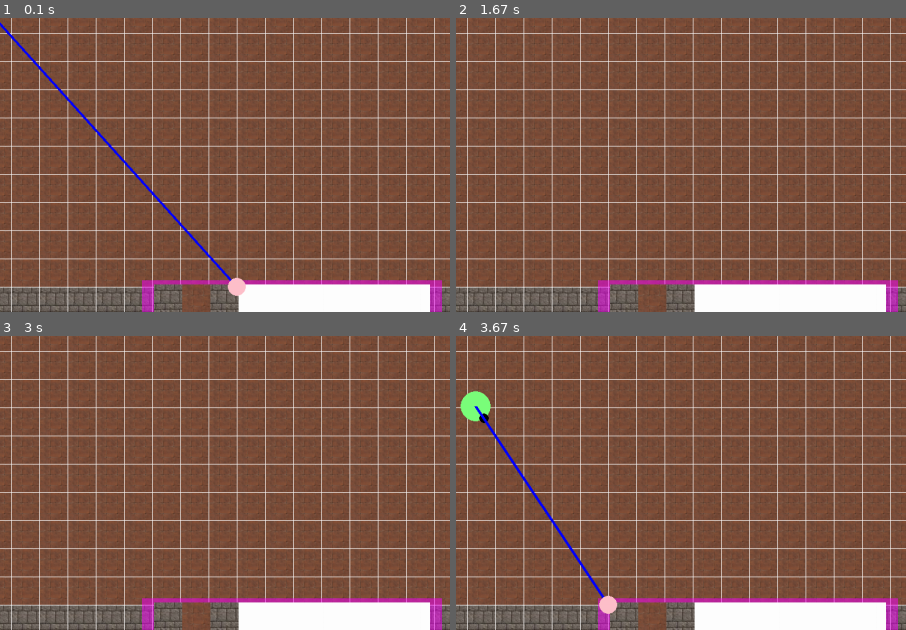
Above: before the commit, frames 1-4 (two rows, left to right).
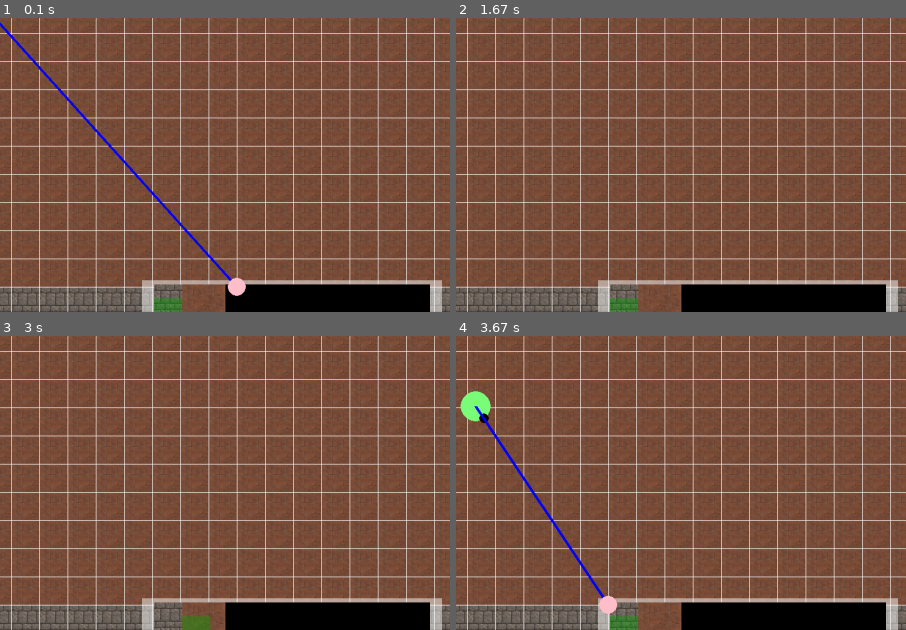
Above: after the commit, the same moments.

Repository: Best-code/Raycast
Game: pygame game, started from game.py
The game is run twice, just before and just after one commit, with the same random seed, the same clock (stepped at 60 frames per second) and the same inputs.
Inputs:
- Up to frame 1 (0.1 s): no input
- Up to frame 2 (1.67 s): hold Right 0.33-0.8 s; hold Right 0.83-1.3 s; hold D 0.83-1.3 s; hold Left from 1.33 s (still down); hold A from 1.33 s (still down)
- Up to frame 3 (3 s): release Left at 1.87 s; release A at 1.87 s; hold Left 1.9-2.3 s; hold A 1.9-2.3 s; tap 1 at 2.05 s; hold Right 2.33-2.97 s; hold D 2.33-2.97 s
- Up to frame 4 (3.67 s): hold Left 3-3.47 s; hold A 3-3.47 s; hold Right from 3.5 s (still down); hold D from 3.5 s (still down); tap 1 at 3.65 s
The pictures show only the part of the screen within x 18-68%, y 50-100%; the shares and areas given below are measured in that part.

The runs differ from the first frame. In frame 1, 6.2% of the frame differs, in the area x 31-99%, y 89-100%; in frame 2, 6.4%; in frame 3, 6.4%; in frame 4, 6.3%.

Commit message:
Better GUI | Includes Item Highlighting !much else

Diff:
--- a/gui.py
+++ b/gui.py
@@ -13,13 +13,21 @@
         # PRINT THE INVENTORY BACKGROUND
         inventoryBox = pygame.Surface((WIDTH//3,CELLSIZE*1.3))  # the size of your rect
         inventoryBox.set_alpha(128)                # alpha level
-        inventoryBox.fill((255,0,255))           # this fills the entire surface
+        inventoryBox.fill((255,255,255))           # this fills the entire surface
         self.game.screen.blit(inventoryBox, (WIDTH//3,HEIGHT-100+CELLSIZE))    # (x,y) are the top-left coordinates
 
+        #Print the inner Inventory
+        blitTile = pygame.Surface((WIDTH//3-40,CELLSIZE))
+        blitTile.fill((0,0,0))
 
-        blitTile = pygame.Surface((WIDTH//3-40,CELLSIZE))
-        blitTile.fill((0xff,0xff,0xff))
+        # Highlight the current tile
+        currentTile = pygame.Surface((CELLSIZE, CELLSIZE))
+        currentTile.fill((0,0xaa,0))
+        currentTile.set_alpha(100)
         for index, tile in enumerate(self.tiles):
             blitTile.blit(tile, (index * CELLSIZE, 0, CELLSIZE, CELLSIZE))
+            if index == self.map.currentTileIndex:
+                blitTile.blit(currentTile, (index*CELLSIZE,CELLSIZE/2,CELLSIZE,CELLSIZE/2))
 
+        # Add all tiles to the inventory bar
         self.game.screen.blit(blitTile, (WIDTH//3+20,HEIGHT-100+(CELLSIZE+CELLSIZE*1.3)/2))   # (x,y) are the top-left coordinates
--- a/map.py
+++ b/map.py
@@ -43,7 +43,7 @@
         wall = pygame.image.load(os.path.join("Resources","walls.jpg")).convert()
         floor = pygame.image.load(os.path.join("Resources","floor.png")).convert()
 
-        self.tiles = [wall, floor, wall]
+        self.tiles = [wall, floor]
         self.tileIndicator = {wall:"1", floor:"_"}
 
         self.currentTileIndex = 0
